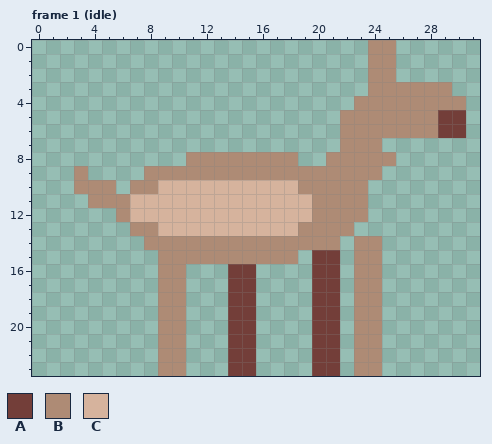
Two states of a pixel-art file, art/scenery/background-deer.aseprite. The picture above was drawn from the file before the commit.
32x24 pixels, 6 frames. Shown: frame 1 (idle). The commit also changed other frames, which this record leaves out.
Palette (. is transparent): A #733e39  B #ae8b75  C #d6b39d
Pixels before, frame 1 (idle), first column x 3:
 0 .....................BB.....
 1 .....................BB.....
 2 .....................BB.....
 3 .....................BBBBBB.
 4 ....................BBBBBBBB
 5 ...................BBBBBBBAA
 6 ...................BBBBBBBAA
 7 ...................BBB......
 8 ........BBBBBBBB..BBBBB.....
 9 B....BBBBBBBBBBBBBBBBB......
10 BBB.BBCCCCCCCCCCBBBBB.......
11 .BBBCCCCCCCCCCCCCBBBB.......
12 ...BCCCCCCCCCCCCCBBBB.......
13 ....BBCCCCCCCCCCBBBB........
14 .....BBBBBBBBBBBBBB.BB......
15 ......BBBBBBBBBB.AA.BB......
16 ......BB...AA....AA.BB......
17 ......BB...AA....AA.BB......
18 ......BB...AA....AA.BB......
19 ......BB...AA....AA.BB......
20 ......BB...AA....AA.BB......
21 ......BB...AA....AA.BB......
22 ......BB...AA....AA.BB......
23 ......BB...AA....AA.BB......
New version:
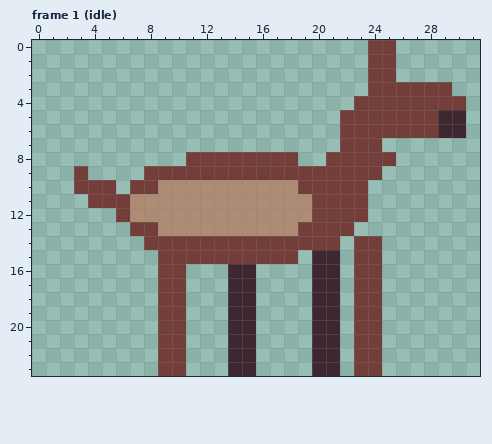
Change:
colour A: #733e39 -> #3e2731
colour B: #ae8b75 -> #733e39
colour C: #d6b39d -> #ae8b75
